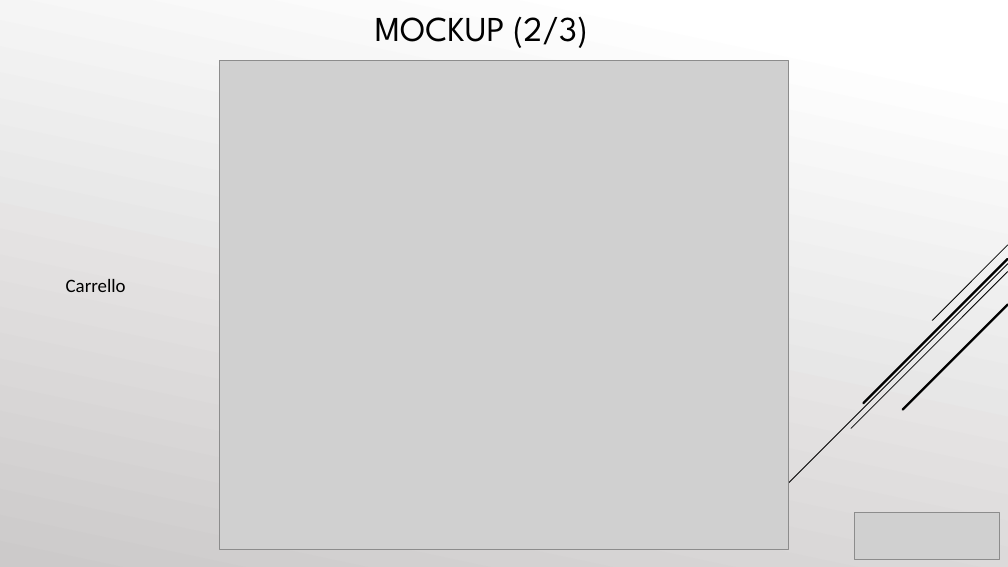
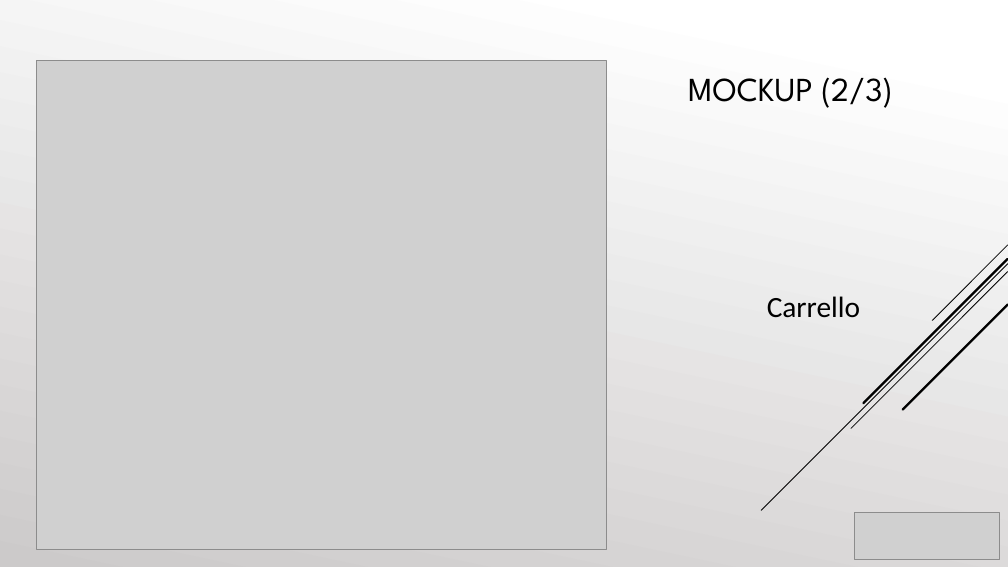
Before and after one commit to cosimob28/GamesHub, a slide deck: slide 21 of Work in progress/Presentazione/GamesHub.pptx. Drawn at 1008x567 pixels with LibreOffice and Linux fonts; fonts in the diff are those of the drawing; grey boxes stand for pictures. Boxes give left, top, right and bottom in pixels: in the first picture for what was removed or moved away, otherwise in the second. Text is boxed around its words. In the diff, an @@ line names an element or a change of style, - is before the commit and + after.

```diff
--- a/Work in progress/Presentazione/GamesHub.pptx
+++ b/Work in progress/Presentazione/GamesHub.pptx
@@ picture: place and size @@
-picture at box(219, 60, 789, 549)
+picture at box(36, 60, 606, 549)
@@ text "MOCKUP (2/3)": place and size @@
-text "MOCKUP (2/3)" at box(375, 17, 588, 48)
+text "MOCKUP (2/3)" at box(688, 77, 893, 108)
@@ text "MOCKUP (2/3)" at box(688, 77, 893, 108): size 33.3 to 32 pt @@
@@ text "Carrello": place and size @@
-text "Carrello" at box(66, 279, 126, 292)
+text "Carrello" at box(767, 296, 860, 318)
@@ text "Carrello" at box(767, 296, 860, 318): size 18 to 28 pt @@
```
Also in this commit, not shown: 44 other slides changed, 8 slides added, 5 slides removed.
